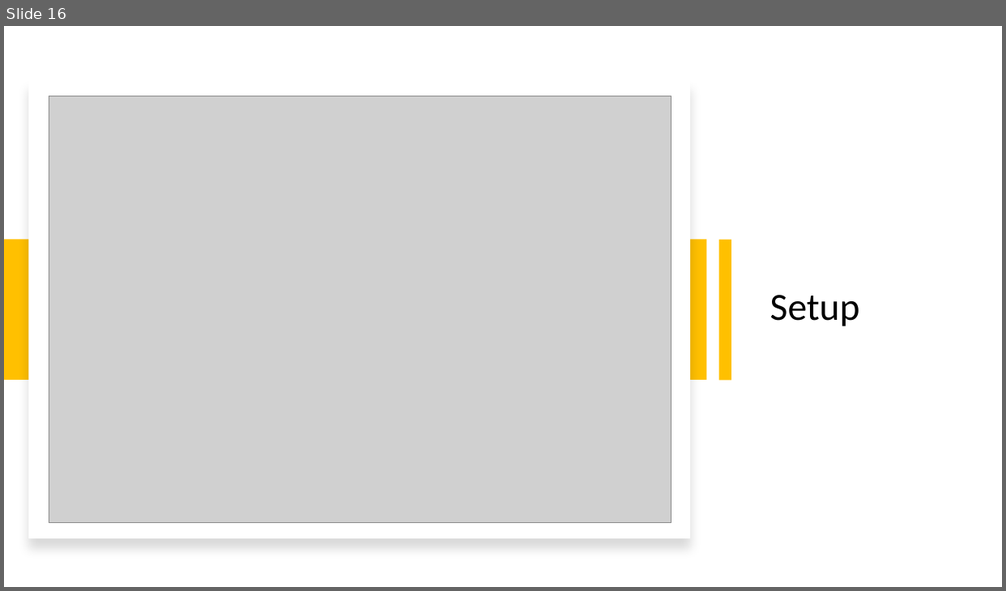
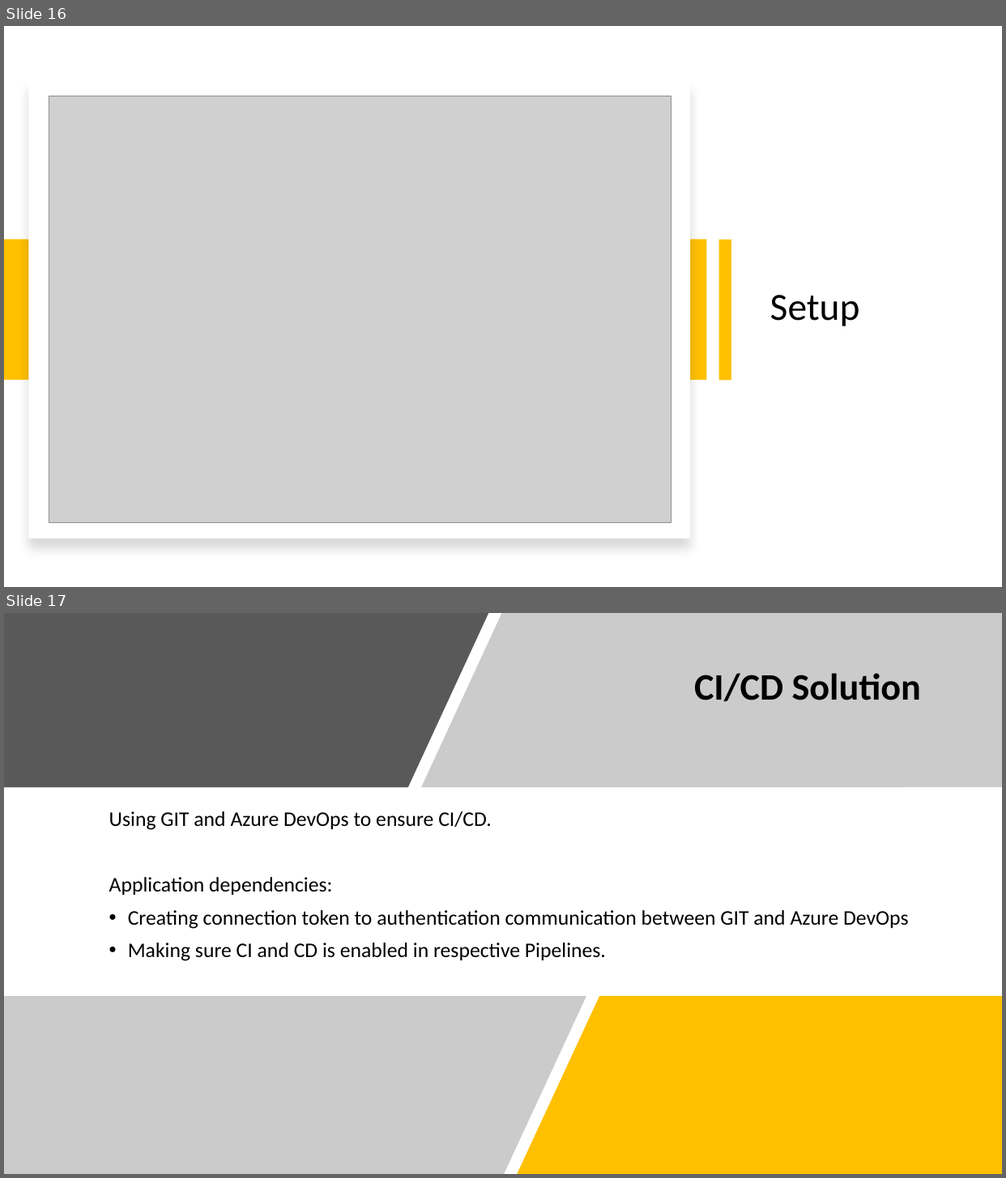
Before and after one commit to mukeshnegi2108/ThoughtWorks, a slide deck: Presentation.pptx. Shown one above the other, each under a label of ours: slide 16 before the commit, slides 16 and 17 after it. The pictures are 1006x591 and 1006x1178 pixels, drawn with LibreOffice and Linux fonts; fonts in the diff are those of the drawing; grey boxes stand for pictures. Boxes give left, top, right and bottom in pixels: in the first picture for what was removed or moved away, otherwise in the second. Text is boxed around its words. In the diff, an @@ line names an element or a change of style, - is before the commit and + after.

```diff
--- a/Presentation.pptx
+++ b/Presentation.pptx
@@ slide 17 added at (4, 613, 1002, 1174), background #FFFFFF @@
@@ freeform shape added at (4, 613, 488, 787), fill #595959 @@
@@ freeform shape added at (422, 613, 1002, 787), fill #7F7F7F at 40% opacity @@
@@ text added at (694, 673, 921, 701), 36 pt, text #000000, bold @@
+CI/CD Solution
@@ text added at (109, 811, 909, 961), 20 pt, text #000000 @@
+Using GIT and Azure DevOps to ensure CI/CD.
+Application dependencies:
+• Creating connection token to authentication communication between GIT and Azure DevOps
+• Making sure CI and CD is enabled in respective Pipelines.
@@ freeform shape added at (4, 996, 586, 1174), fill #7F7F7F at 40% opacity @@
@@ freeform shape added at (508, 996, 879, 1174), fill #FFFFFF @@
@@ freeform shape added at (517, 996, 1002, 1174), fill #FFC000 @@
```
Also in this commit, not shown: 2 slides changed, 4 other slides added, 1 other file.
